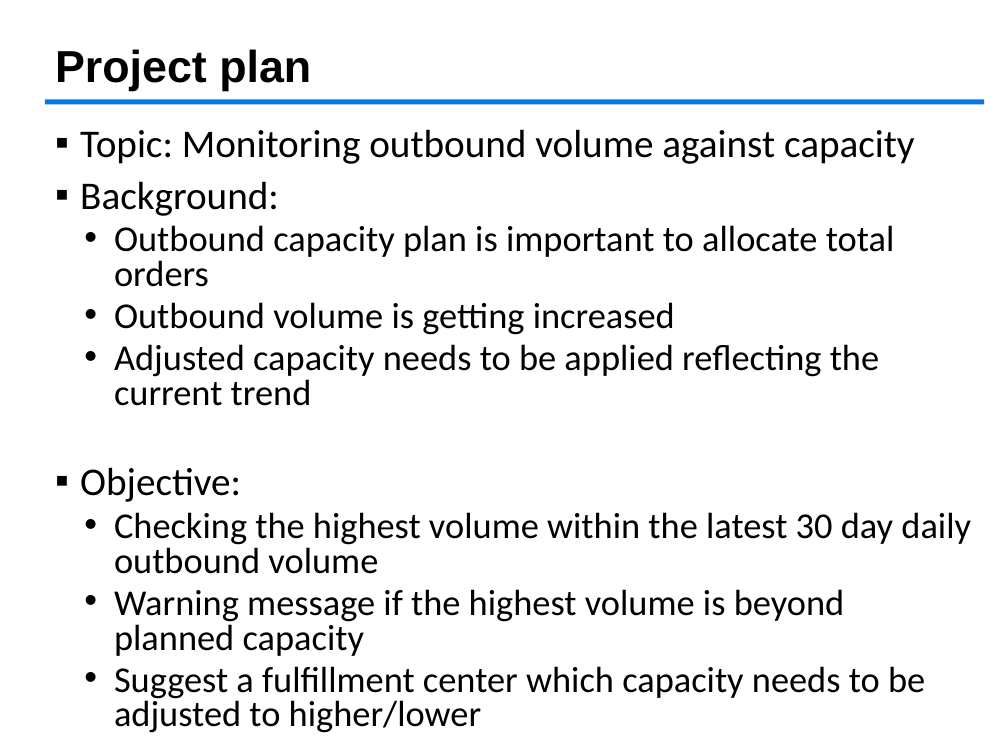
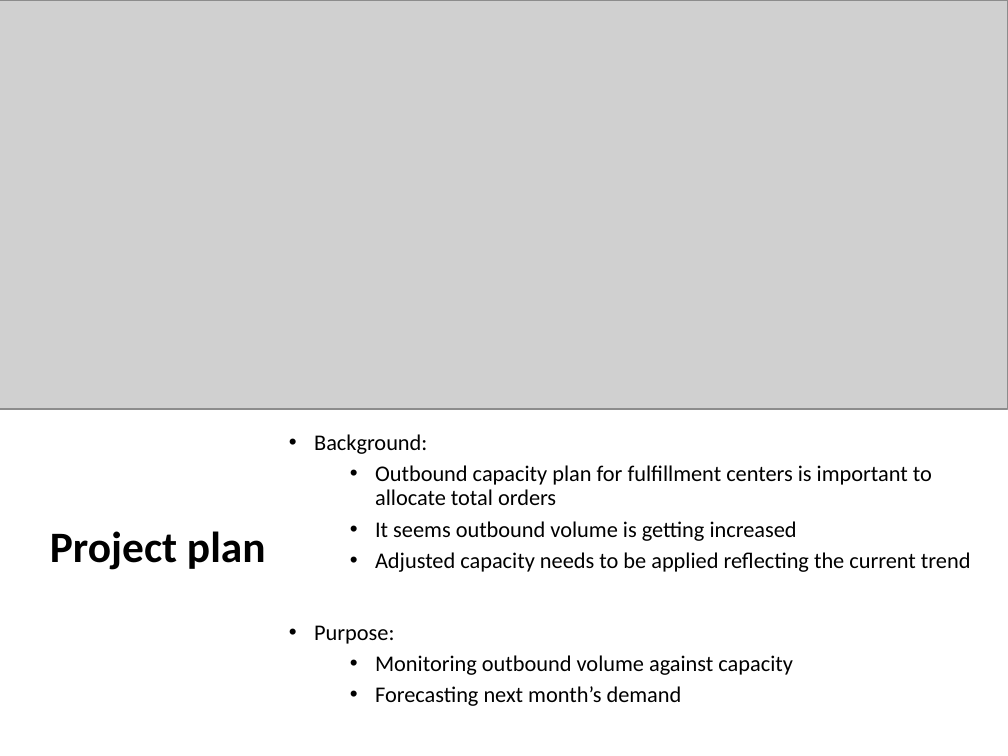
Before and after one commit to TaewinKorea/Final_project, a slide deck: slide 2 of Final term project_Taewon Kim(91221629)_20211205.pptx. Drawn at 1008x756 pixels with LibreOffice and Linux fonts; fonts in the diff are those of the drawing; grey boxes stand for pictures; background and template pictures are left out. Boxes give left, top, right and bottom in pixels: in the first picture for what was removed or moved away, otherwise in the second. Text is boxed around its words. In the diff, an @@ line names an element or a change of style, - is before the commit and + after.

```diff
--- a/Final term project_Taewon Kim(91221629)_20211205.pptx
+++ b/Final term project_Taewon Kim(91221629)_20211205.pptx
@@ picture added at (x1=0, y1=0, x2=1008, y2=409) @@
@@ rectangle removed at (x1=45, y1=100, x2=985, y2=105) @@
@@ text at (x1=80, y1=129, x2=915, y2=164): paragraph removed @@
-▪ Topic: Monitoring outbound volume against capacity
@@ title "Project plan" moved from (x1=55, y1=49, x2=311, y2=91) to (x1=50, y1=531, x2=266, y2=570) @@
@@ title "Project plan" at (x1=50, y1=531, x2=266, y2=570): size 32 to 31 pt, font Arial to Calibri @@
@@ text "Background:" moved from (x1=80, y1=129, x2=971, y2=733) to (x1=314, y1=434, x2=971, y2=706) @@
@@ text "Background:" at (x1=314, y1=434, x2=971, y2=706): vertical alignment top to middle @@
@@ text at (x1=314, y1=434, x2=971, y2=572): size 28 to 16 pt in "Background:"; size 26 to 16 pt in "Adjusted capacity needs to be applied reflecting ..."; bullet ▪ to •; line spacing 0.8 to 0.9; indent changed @@
@@ text at (x1=375, y1=465, x2=932, y2=541): text changed; size 26 to 16 pt @@
-  • Outbound capacity plan is important to allocate total orders
-  • Outbound volume is getting increased
+  • Outbound capacity plan for fulfillment centers is important to allocate total orders
+  • It seems outbound volume is getting increased
@@ text at (x1=314, y1=625, x2=793, y2=706): text changed; size 26 to 16 pt @@
-▪ Objective:
-  • Checking the highest volume within the latest 30 day daily outbound volume
-  • Warning message if the highest volume is beyond planned capacity
-  • Suggest a fulfillment center which capacity needs to be adjusted to higher/lower
+• Purpose:
+  • Monitoring outbound volume against capacity
+  • Forecasting next month’s demand
```
Also in this commit, not shown: 2 other slides changed, 4 slides added, 1 slide removed, 2 other files.
